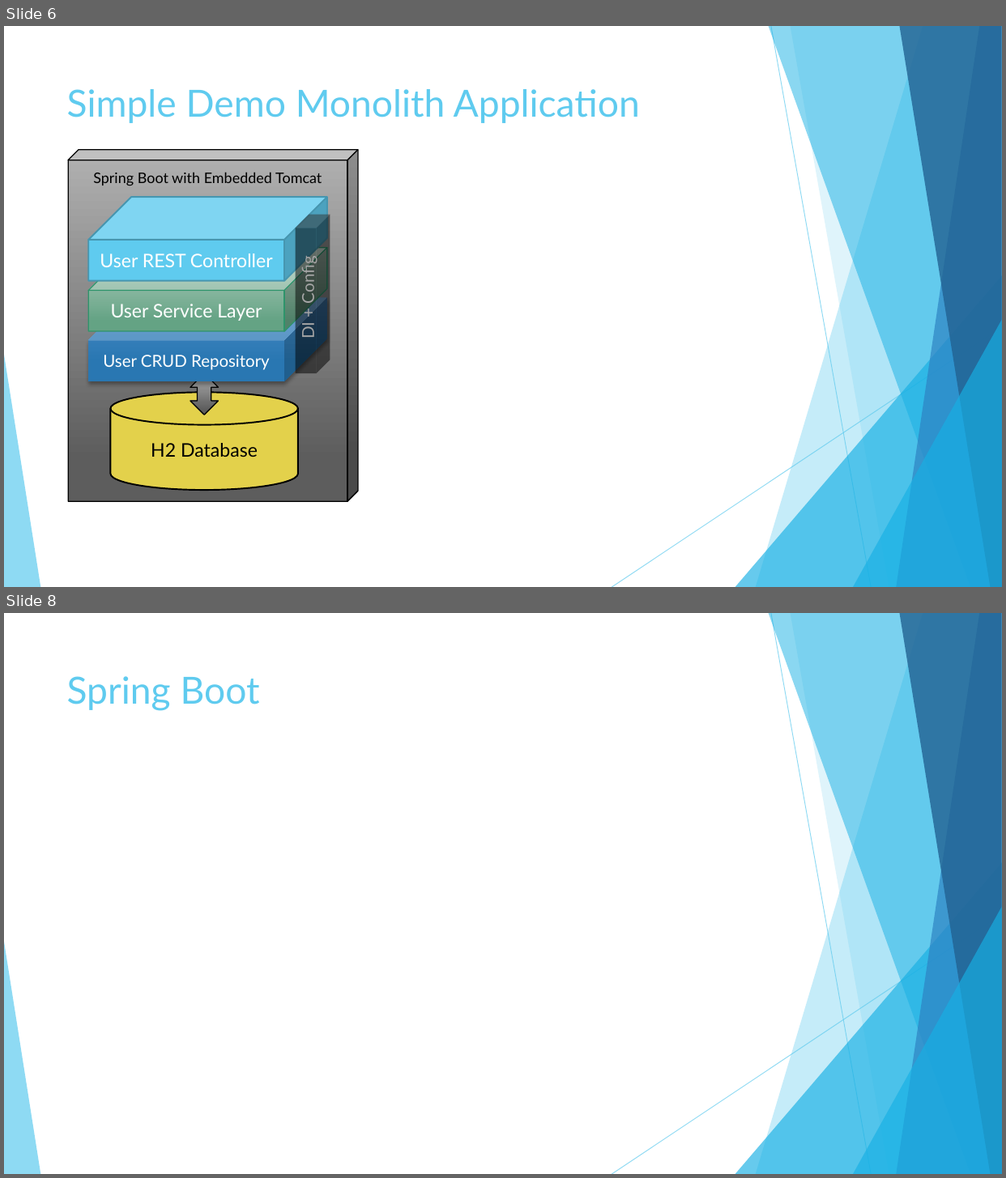
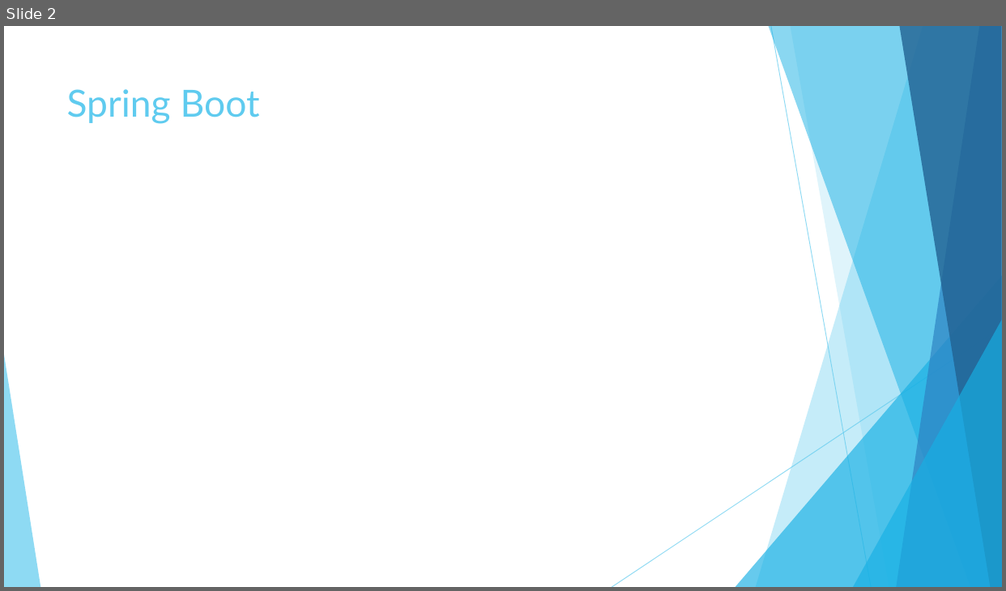
Before and after one commit to vlytsus/springboot-cloud-demo-one, a slide deck: docs/Presentation.pptx. Shown one above the other, each under a label of ours: slides 6 and 8 before the commit, slide 2 after it; the slides between them are not shown. The pictures are 1006x1178 and 1006x591 pixels, drawn with LibreOffice and Linux fonts; fonts in the diff are those of the drawing. Boxes give left, top, right and bottom in pixels: in the first picture for what was removed or moved away, otherwise in the second. Text is boxed around its words. In the diff, an @@ line names an element or a change of style, - is before the commit and + after.

```diff
--- a/docs/Presentation.pptx
+++ b/docs/Presentation.pptx
@@ slide 6 removed at (4,26,1002,587), background #FFFFFF; not listed: 10 template elements that a slide beside it also shows @@
@@ title removed at (67,89,640,123) @@
-Simple Demo Monolith Application
@@ cube removed at (68,149,358,501) @@
-Spring Boot with Embedded Tomcat
@@ cube removed at (88,198,327,281) @@
-User REST Controller
@@ cube removed at (296,215,330,373) @@
@@ cube removed at (88,248,327,331) @@
-User Service Layer
@@ text removed at (298,260,318,337) @@
-DI + Config
@@ cube removed at (88,297,327,382) @@
-User CRUD Repository
@@ up down arrow removed at (190,373,218,415) @@
@@ cylinder removed at (110,393,298,491) @@
-H2 Database
@@ what was slide 8 is now slide 2 @@
```
Also in this commit, not shown: 1 slide changed, 5 other slides removed, 1 other file.
